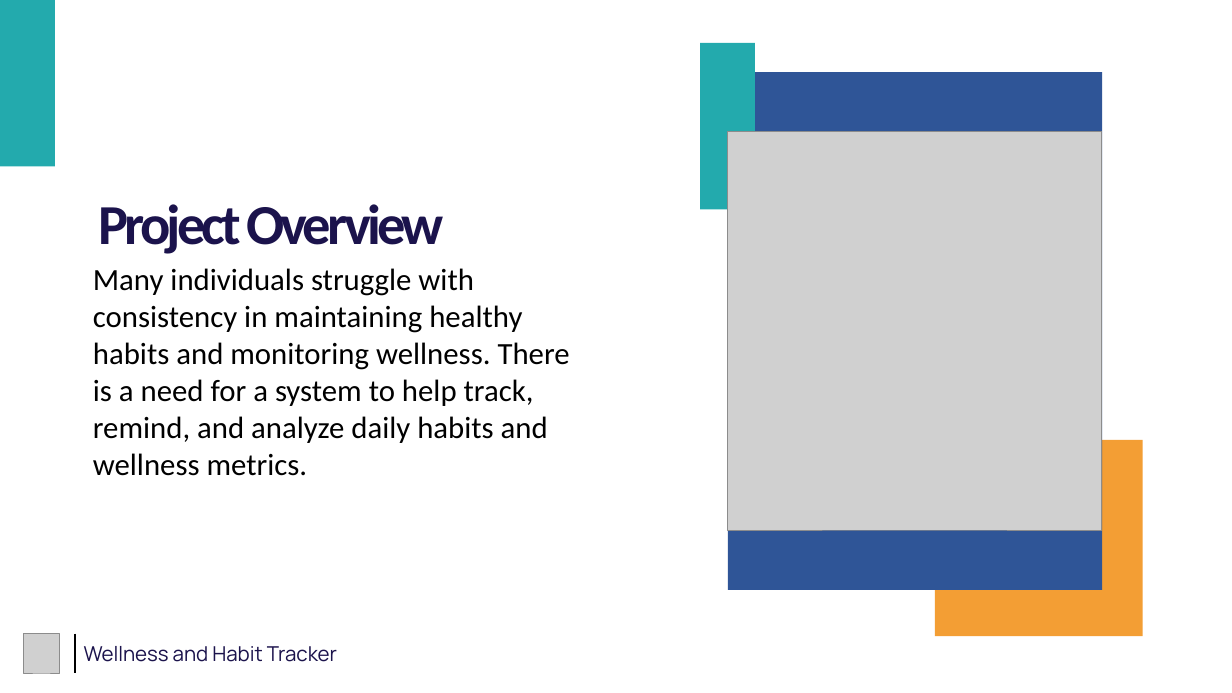
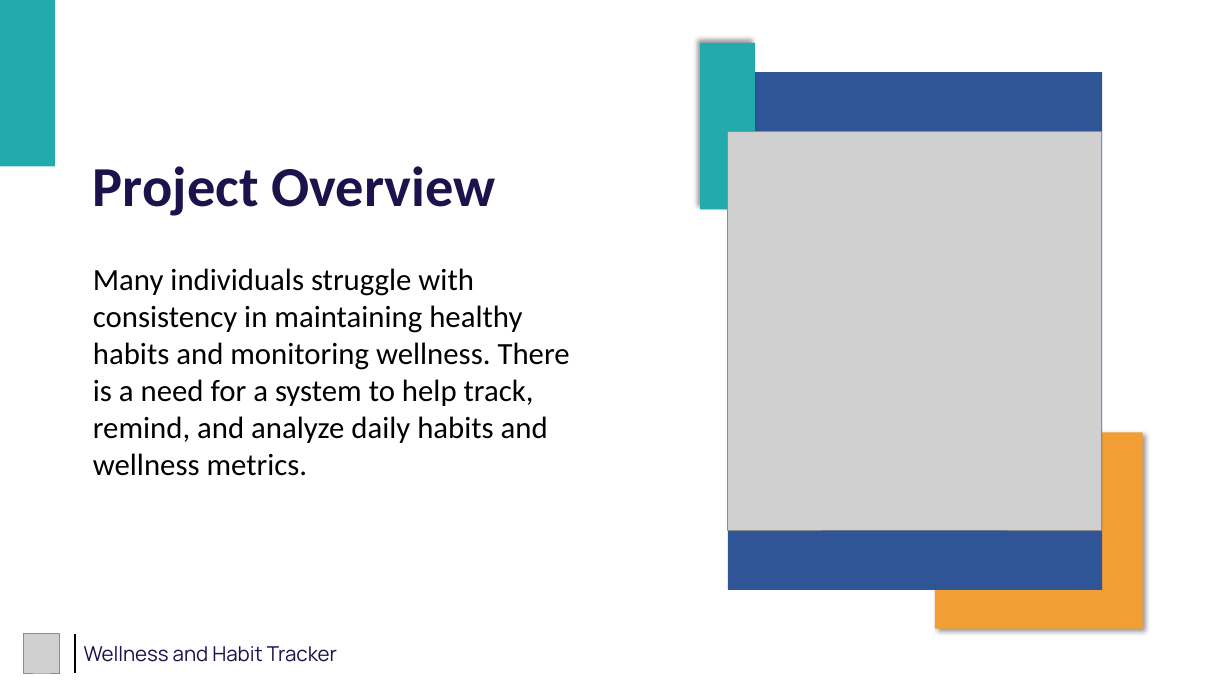
Before and after one commit to vaishnav2002-rma/wellness_habit_tracker, a slide deck: slide 2 of ZennialPro_Project_PPT.pptx. Drawn at 1232x693 pixels with LibreOffice and Linux fonts; fonts in the diff are those of the drawing; grey boxes stand for pictures. Boxes give left, top, right and bottom in pixels: in the first picture for what was removed or moved away, otherwise in the second. Text is boxed around its words. In the diff, an @@ line names an element or a change of style, - is before the commit and + after.

```diff
--- a/ZennialPro_Project_PPT.pptx
+++ b/ZennialPro_Project_PPT.pptx
@@ rectangle at <box>701,43,755,209</box>: shadow on @@
@@ title "Project Overview": place and size @@
-title "Project Overview" at <box>98,204,443,254</box>
+title "Project Overview" at <box>93,166,495,216</box>
@@ title "Project Overview" at <box>93,166,495,216</box>: letter spacing -3 to 0 pt; line spacing 0.7 to 0.9; vertical alignment top to middle @@
@@ rectangle at <box>935,433,1143,628</box>: shadow on @@
@@ rectangle: place and size @@
-rectangle at <box>935,440,1143,636</box>
+rectangle at <box>935,433,1143,628</box>
```
Also in this commit, not shown: 10 other slides changed, 6 other files.
